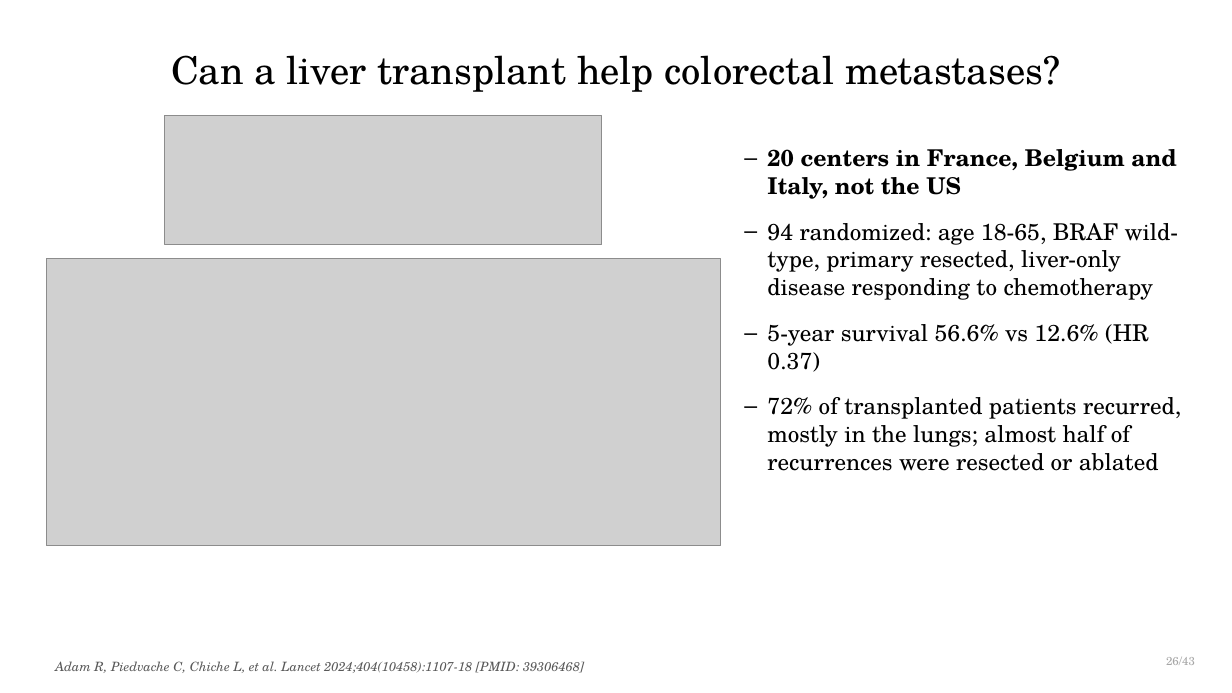
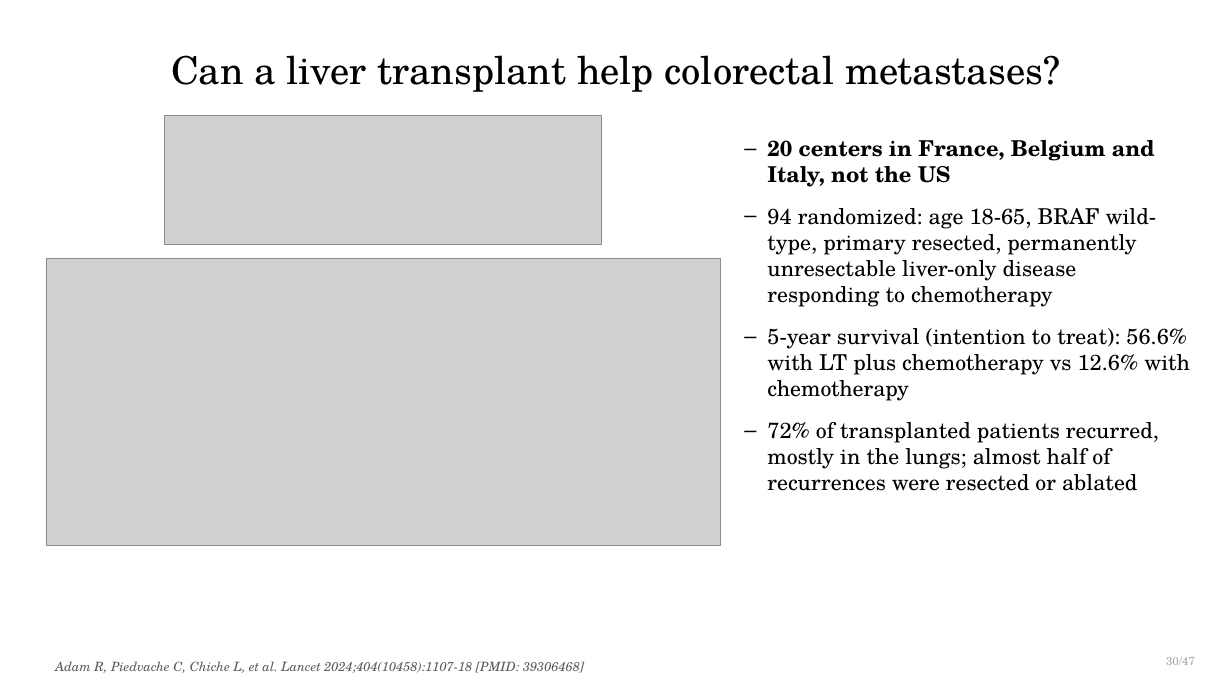
Before and after one commit to qaddodi/mohammad-almeqdadi-lectures, a slide deck: slide 32 of lectures/liver-transplant-grand-rounds-mmc-2026/Liver Transplantation When to Refer and Whats New.pptx (slide 28 before the commit). Drawn at 1232x693 pixels with LibreOffice and Linux fonts; fonts in the diff are those of the drawing; grey boxes stand for pictures. Boxes give left, top, right and bottom in pixels: in the first picture for what was removed or moved away, otherwise in the second. Text is boxed around its words. In the diff, an @@ line names an element or a change of style, - is before the commit and + after.

```diff
--- a/lectures/liver-transplant-grand-rounds-mmc-2026/Liver Transplantation When to Refer and Whats New.pptx
+++ b/lectures/liver-transplant-grand-rounds-mmc-2026/Liver Transplantation When to Refer and Whats New.pptx
@@ text "20 centers in France, Belgium ..." moved from (x1=767, y1=149, x2=1181, y2=471) to (x1=767, y1=140, x2=1190, y2=491) @@
@@ text at (x1=767, y1=140, x2=1159, y2=491): size 18 to 17 pt in "20 centers in France, Belgium and Italy, ...", "72% of transplanted patients recurred, mostly in ..."; less space between paragraphs @@
@@ text at (x1=767, y1=208, x2=1190, y2=401): text changed; size 18 to 17 pt @@
-– 94 randomized: age 18-65, BRAF wild-type, primary resected, liver-only disease responding to chemotherapy
-– 5-year survival 56.6% vs 12.6% (HR 0.37)
+– 94 randomized: age 18-65, BRAF wild-type, primary resected, permanently unresectable liver-only disease responding to chemotherapy
+– 5-year survival (intention to treat): 56.6% with LT plus chemotherapy vs 12.6% with chemotherapy
@@ text at (x1=1166, y1=657, x2=1195, y2=665): text changed @@
-26/43
+30/47
```
Also in this commit, not shown: 44 other slides changed, 6 slides added, 1 slide removed, 10 other files.
